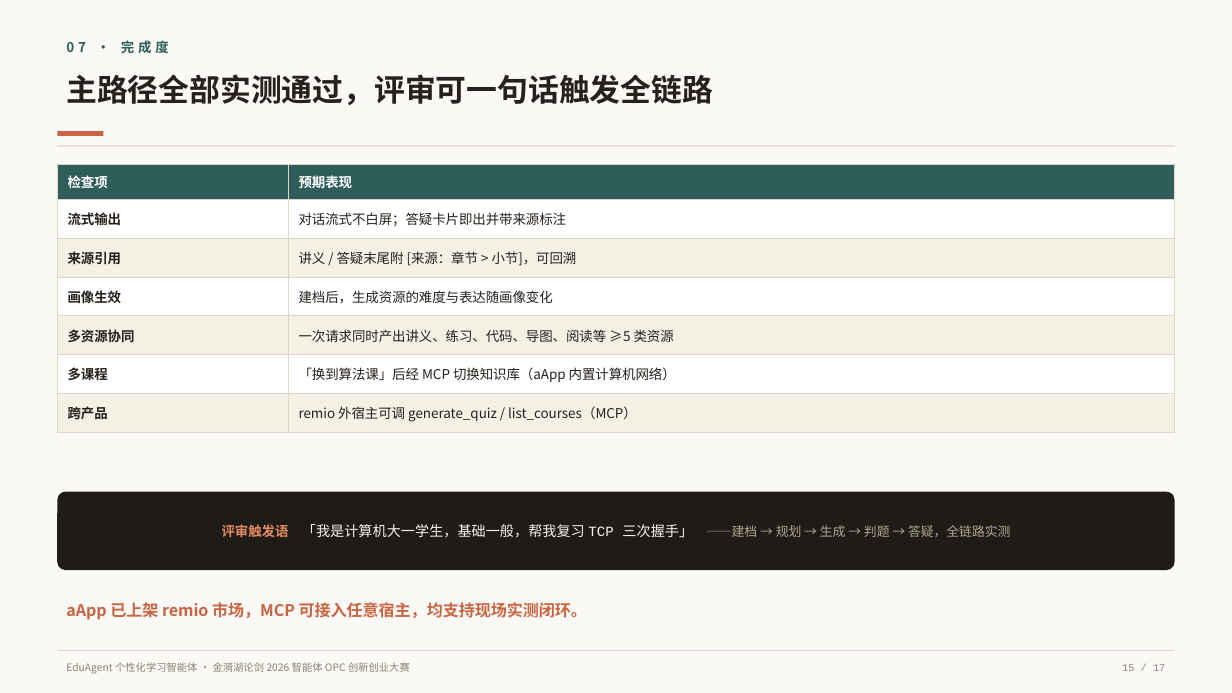
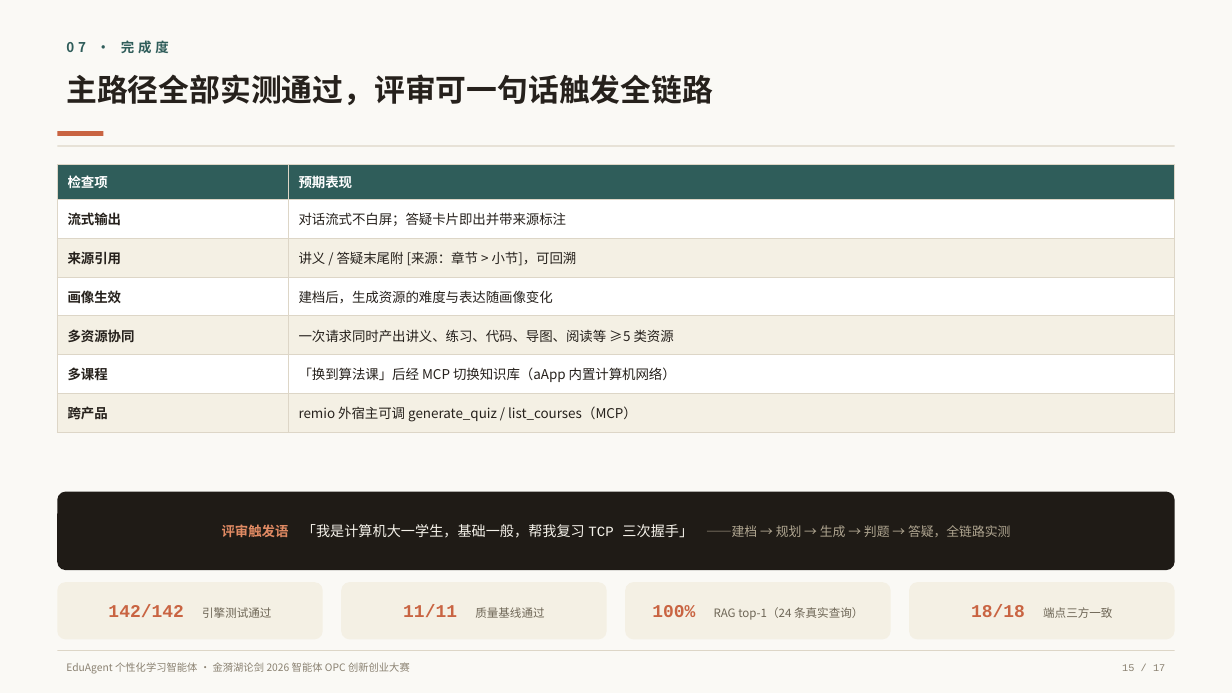
Before and after one commit to Britneycode/EduAgent, a slide deck: slide 15 of docs/competition-remio/roadshow-ppt/EduAgent-路演PPT.pptx. Drawn at 1232x693 pixels with LibreOffice and Linux fonts; fonts in the diff are those of the drawing. Boxes give left, top, right and bottom in pixels: in the first picture for what was removed or moved away, otherwise in the second. Text is boxed around its words. In the diff, an @@ line names an element or a change of style, - is before the commit and + after.

```diff
--- a/docs/competition-remio/roadshow-ppt/EduAgent-路演PPT.pptx
+++ b/docs/competition-remio/roadshow-ppt/EduAgent-路演PPT.pptx
@@ rounded rectangle added at bbox=[57, 582, 323, 640], fill #F4F0E4, 14 pt, text #C96442, bold @@
+142/142 引擎测试通过
@@ rounded rectangle added at bbox=[341, 582, 606, 640], fill #F4F0E4, 9 pt, text #6E6656 @@
+11/11 质量基线通过
@@ rounded rectangle added at bbox=[626, 582, 891, 640], fill #F4F0E4, 9 pt, text #6E6656 @@
+100% RAG top-1（24 条真实查询）
@@ rounded rectangle added at bbox=[909, 582, 1175, 640], fill #F4F0E4, 9 pt, text #6E6656 @@
+18/18 端点三方一致
@@ text removed at bbox=[66, 602, 587, 620] @@
-aApp 已上架 remio 市场，MCP 可接入任意宿主，均支持现场实测闭环。
```
Also in this commit, not shown: 1 other slide changed, 21 other files.
